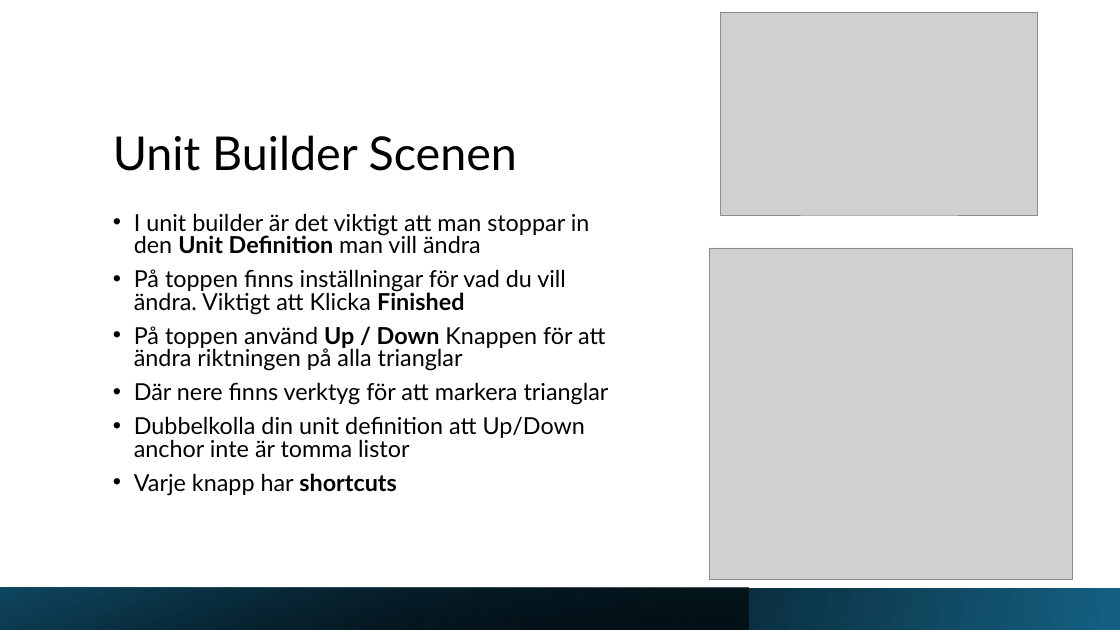
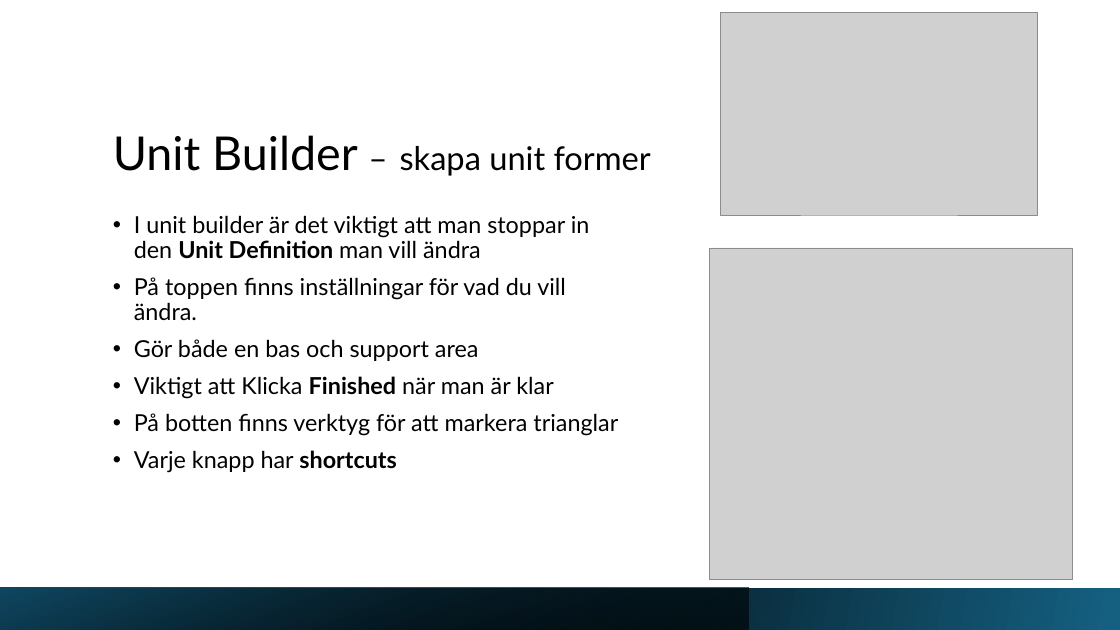
Before and after one commit to Jaltl/RogueLikeChess, a slide deck: slide 7 of Assets/Pontus Unit Builder.pptx. Drawn at 1120x630 pixels with LibreOffice and Linux fonts; fonts in the diff are those of the drawing; grey boxes stand for pictures. Boxes give left, top, right and bottom in pixels: in the first picture for what was removed or moved away, otherwise in the second. Text is boxed around its words. In the diff, an @@ line names an element or a change of style, - is before the commit and + after.

```diff
--- a/Assets/Pontus Unit Builder.pptx
+++ b/Assets/Pontus Unit Builder.pptx
@@ title at [113, 135, 651, 176]: text changed; size 40 to 28 pt @@
-Unit Builder Scenen
+Unit Builder – skapa unit former
@@ text at [134, 215, 590, 473]: line spacing 0.8 to 0.9 @@
@@ text at [134, 277, 618, 436]: text changed @@
-• På toppen finns inställningar för vad du vill ändra. Viktigt att Klicka Finished
-• På toppen använd Up / Down Knappen för att ändra riktningen på alla trianglar
-• Där nere finns verktyg för att markera trianglar
-• Dubbelkolla din unit definition att Up/Down anchor inte är tomma listor
+• På toppen finns inställningar för vad du vill ändra.
+• Gör både en bas och support area
+• Viktigt att Klicka Finished när man är klar
+• På botten finns verktyg för att markera trianglar
```
Also in this commit, not shown: 6 other slides changed.
